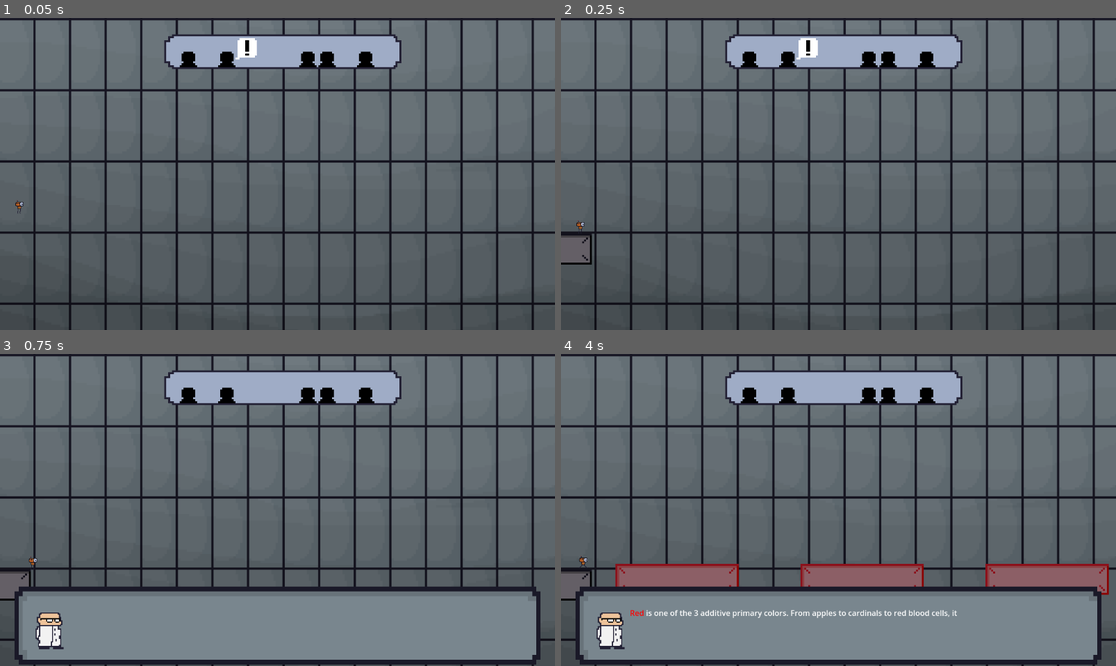
Above: before the commit, frames 1-4 (two rows, left to right).
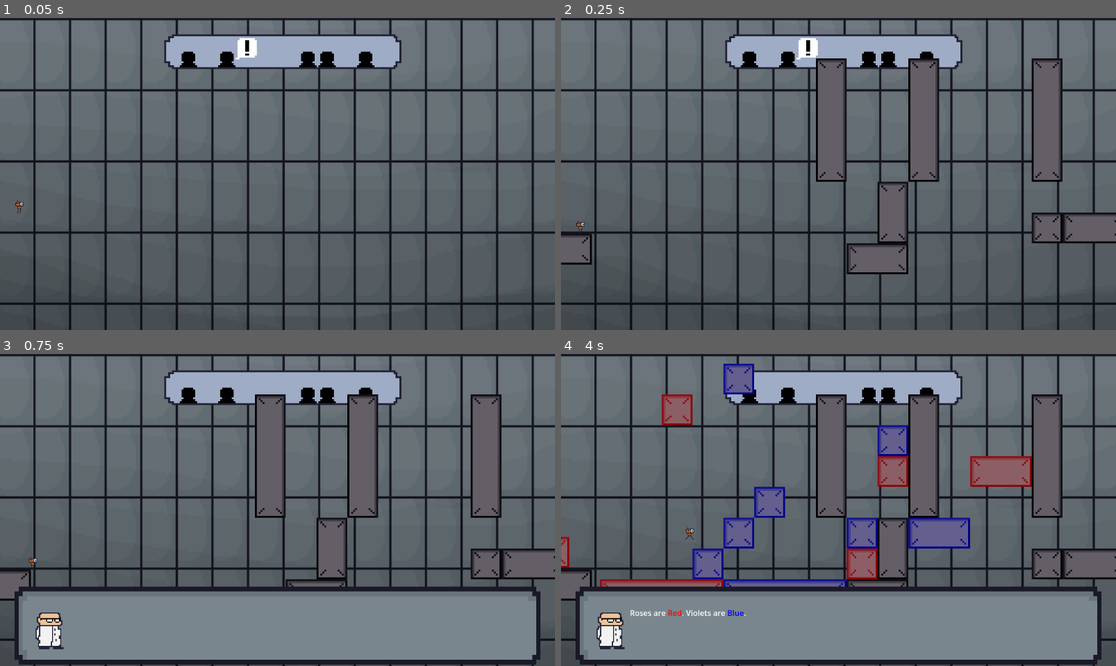
Above: after the commit, the same moments.

Repository: Gamnraa/gmtk2025
Game: Godot game, scene res://MainScene.tscn
Same seed, same stepped clock (60 frames per second), same inputs: the game is played once before the commit and once after it.
Inputs:
- Up to frame 1 (0.05 s): no input
- Up to frame 2 (0.25 s): no input
- Up to frame 3 (0.75 s): tap Enter (enter) at 0.5, 0.6 s; hold D (right) from 0.53 s (still down)
- Up to frame 4 (4 s): tap Space (jump) at 0.77, 1.52, 3.02, 3.77 s; tap Enter (enter) every 0.75 s from 1.35 to 3.6 s; release D (right) at 2.03 s; hold A (left) 2.03-2.78 s; hold D (right) from 2.78 s (still down)

Frame 1 is identical in both runs. In frame 2, 3.6% of the frame differs, in the area x 45-100%, y 12-83%; in frame 3, 3.4%; in frame 4, 15%, in the area x 0-100%, y 3-85%.

Commit message:
3-3 level

Diff:
--- /dev/null
+++ b/Nodes/Levels/3_3.tscn
@@ -0,0 +1,107 @@
+[gd_scene load_steps=4 format=3 uid="uid://djp1fnqem6f8l"]
+
+[ext_resource type="PackedScene" uid="uid://b4r00hkgdyuap" path="res://Nodes/PlatformSmall.tscn" id="1_0wk6v"]
+[ext_resource type="PackedScene" uid="uid://d3gsx1wbbm70y" path="res://Nodes/PlatformMed.tscn" id="2_05loj"]
+[ext_resource type="PackedScene" uid="uid://blaul8bw43pew" path="res://Nodes/PlatformBig.tscn" id="3_f85r7"]
+
+[node name="1-3" type="Node2D"]
+position = Vector2(16, -32)
+scale = Vector2(0.5, 0.5)
+
+[node name="PlatformSmall10" parent="." instance=ExtResource("1_0wk6v")]
+position = Vector2(672, -256)
+color = 1
+
+[node name="PlatformSmall12" parent="." instance=ExtResource("1_0wk6v")]
+position = Vector2(1440, 0)
+
+[node name="PlatformSmall13" parent="." instance=ExtResource("1_0wk6v")]
+position = Vector2(672, -128)
+color = 2
+
+[node name="PlatformMedium5" parent="." instance=ExtResource("2_05loj")]
+position = Vector2(736, 128)
+
+[node name="PlatformMedium6" parent="." instance=ExtResource("2_05loj")]
+position = Vector2(1632, 0)
+
+[node name="PlatformSmall40" parent="." instance=ExtResource("1_0wk6v")]
+position = Vector2(-608, -48)
+color = 0
+
+[node name="PlatformSmall41" parent="." instance=ExtResource("1_0wk6v")]
+position = Vector2(288, -256)
+color = 2
+
+[node name="PlatformSmall42" parent="." instance=ExtResource("1_0wk6v")]
+position = Vector2(672, 0)
+color = 0
+
+[node name="PlatformMedium7" parent="." instance=ExtResource("2_05loj")]
+position = Vector2(992, -128)
+color = 2
+
+[node name="PlatformMedium8" parent="." instance=ExtResource("2_05loj")]
+position = Vector2(416, -320)
+rotation = 1.5708
+color = 1
+
+[node name="PlatformBig10" parent="." instance=ExtResource("3_f85r7")]
+position = Vector2(1440, -448)
+rotation = 1.5708
+
+[node name="PlatformBig11" parent="." instance=ExtResource("3_f85r7")]
+position = Vector2(544, -448)
+rotation = 1.5708
+
+[node name="PlatformMedium14" parent="." instance=ExtResource("2_05loj")]
+position = Vector2(800, -64)
+rotation = 1.5708
+
+[node name="PlatformBig3" parent="." instance=ExtResource("3_f85r7")]
+position = Vector2(928, -448)
+rotation = 1.5708
+
+[node name="PlatformBig5" parent="." instance=ExtResource("3_f85r7")]
+position = Vector2(352, 128)
+color = 2
+
+[node name="PlatformBig6" parent="." instance=ExtResource("3_f85r7")]
+position = Vector2(-160, 128)
+color = 0
+
+[node name="PlatformSmall" parent="." instance=ExtResource("1_0wk6v")]
+position = Vector2(-96, -640)
+color = 0
+
+[node name="PlatformSmall2" parent="." instance=ExtResource("1_0wk6v")]
+position = Vector2(160, -128)
+color = 2
+
+[node name="PlatformSmall3" parent="." instance=ExtResource("1_0wk6v")]
+position = Vector2(160, -768)
+color = 2
+
+[node name="PlatformSmall6" parent="." instance=ExtResource("1_0wk6v")]
+position = Vector2(160, -512)
+color = 1
+
+[node name="PlatformSmall7" parent="." instance=ExtResource("1_0wk6v")]
+position = Vector2(32, 0)
+color = 2
+
+[node name="PlatformSmall4" parent="." instance=ExtResource("1_0wk6v")]
+position = Vector2(800, -384)
+color = 0
+
+[node name="PlatformSmall5" parent="." instance=ExtResource("1_0wk6v")]
+position = Vector2(800, -512)
+color = 2
+
+[node name="PlatformMedium" parent="." instance=ExtResource("2_05loj")]
+position = Vector2(1248, -384)
+color = 0
+
+[node name="PlatformSmall8" parent="." instance=ExtResource("1_0wk6v")]
+position = Vector2(1312, 128)
+color = 1
--- a/Scripts/Global.gd
+++ b/Scripts/Global.gd
@@ -7,14 +7,14 @@
 var State = NONE
 var ActiveColors = {"RED":[RED, REDGREEN, REDBLUE, REDGREENBLUE], "GREEN":[GREEN, REDGREEN, GREENBLUE, REDGREENBLUE], "BLUE":[BLUE, GREENBLUE, REDBLUE, REDGREENBLUE]}
 
-var level = 0
-var sublevel = 0
+var level = 2
+var sublevel = 2
 var playing = false
 
 var levels = [
 	["1_1.tscn", "1_2.tscn", "1_3.tscn", "1_4.tscn"],
 	["2_1.tscn", "2_2.tscn", "2_3.tscn", "2_4.tscn"],
-	["3_1.tscn", "3_2.tscn"],
+	["3_1.tscn", "3_2.tscn", "3_3.tscn"],
 	["4_1.tscn", "4_2.tscn"]
 ]
 
